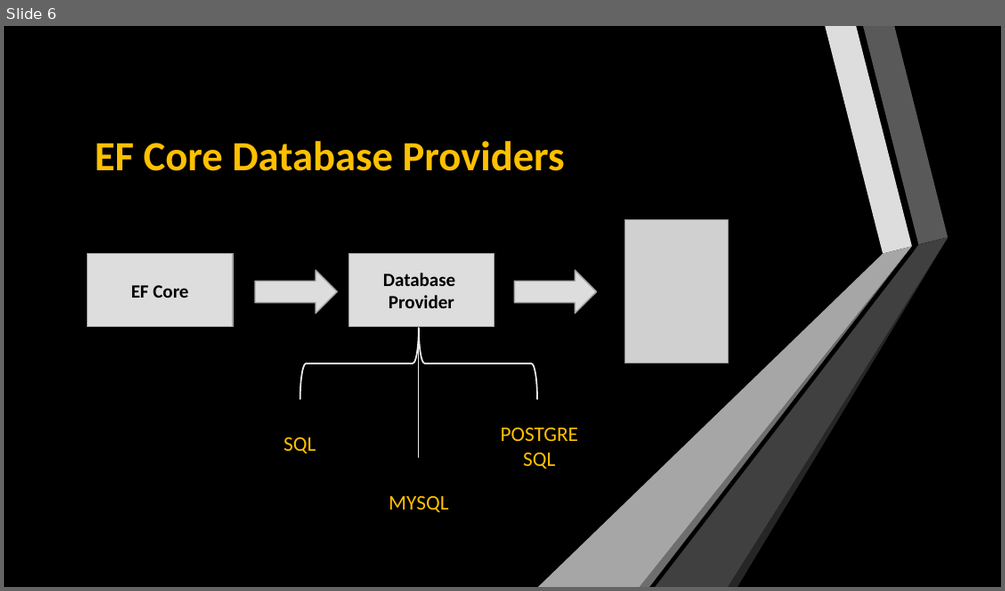
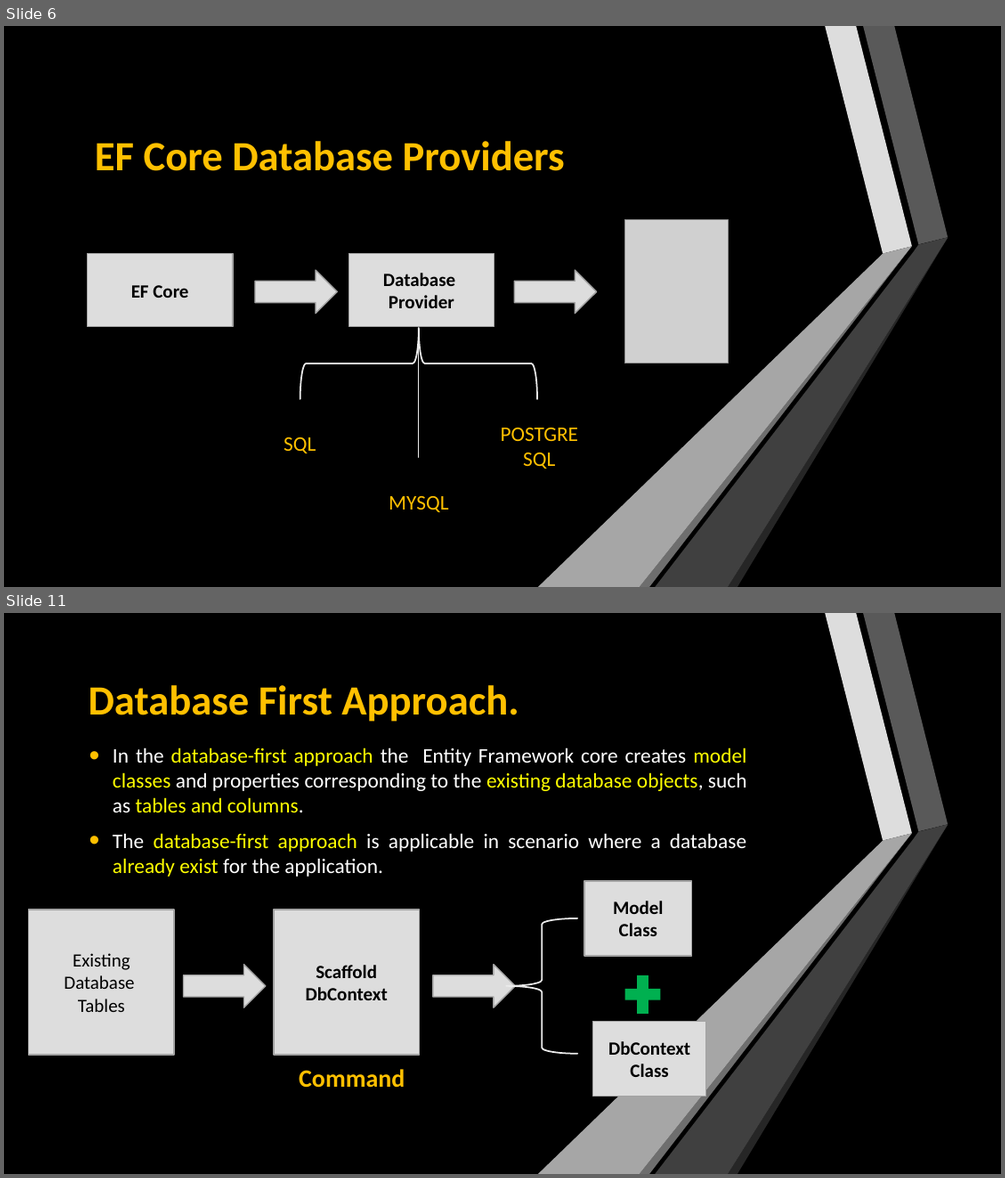
Before and after one commit to Marium-Younus/ASP_MVC_Core, a slide deck: PowerPoint Presentation/Entity Framework ASP.NET Core.pptx. Shown one above the other, each under a label of ours: slide 6 before the commit, slides 6 and 11 after it; the slides between them are not shown. The pictures are 1005x591 and 1005x1178 pixels, drawn with LibreOffice and Linux fonts; fonts in the diff are those of the drawing; grey boxes stand for pictures. Boxes give left, top, right and bottom in pixels: in the first picture for what was removed or moved away, otherwise in the second. Text is boxed around its words. In the diff, an @@ line names an element or a change of style, - is before the commit and + after.

Commit message:
.net lectures

```diff
--- a/PowerPoint Presentation/Entity Framework ASP.NET Core.pptx
+++ b/PowerPoint Presentation/Entity Framework ASP.NET Core.pptx
@@ slide 11 added at (x1=4, y1=613, x2=1001, y2=1174), background #000000; not listed: 6 template elements that a slide beside it also shows @@
@@ rectangle added at (x1=4, y1=613, x2=1001, y2=1174), fill #000000 @@
@@ title added at (x1=89, y1=685, x2=518, y2=722), 40 pt, text #FFC000, bold @@
+Database First Approach.
@@ text added at (x1=113, y1=747, x2=747, y2=876), 20 pt, text #FFFFFF @@
+• In the database-first approach the Entity Framework core creates model classes and properties corresponding to the existing database objects, such as tables and columns.
+• The database-first approach is applicable in scenario where a database already exist for the application.
@@ group added at (x1=538, y1=613, x2=948, y2=1174): 6 freeform shapes @@
@@ rectangle added at (x1=584, y1=881, x2=692, y2=956), fill #DDDDDD, outline #A3A3A3 1.25 pt, 18 pt, text #000000, bold @@
+Model Class
@@ rectangle added at (x1=29, y1=909, x2=174, y2=1054), fill #DDDDDD, outline #A3A3A3 1.25 pt, 18 pt, text #000000 @@
+Existing
+Database
+Tables
@@ rectangle added at (x1=274, y1=909, x2=419, y2=1054), fill #DDDDDD, outline #A3A3A3 1.25 pt, 18 pt, text #000000, bold @@
+Scaffold
+DbContext
@@ right brace added at (x1=507, y1=918, x2=577, y2=1054), outline #EBEBEB 1.5 pt @@
@@ down arrow added at (x1=184, y1=965, x2=266, y2=1008), fill #DDDDDD, outline #A3A3A3 1.25 pt @@
@@ down arrow added at (x1=433, y1=965, x2=516, y2=1008), fill #DDDDDD, outline #A3A3A3 1.25 pt @@
@@ plus sign added at (x1=619, y1=968, x2=667, y2=1021), fill #00B050 @@
@@ rectangle added at (x1=593, y1=1022, x2=706, y2=1096), fill #DDDDDD, outline #A3A3A3 1.25 pt, 18 pt, text #000000, bold @@
+DbContext
+Class
@@ text added at (x1=299, y1=1069, x2=404, y2=1087), 24 pt, text #FFC000, bold @@
+Command
```
Also in this commit, not shown: 9 other slides added.
